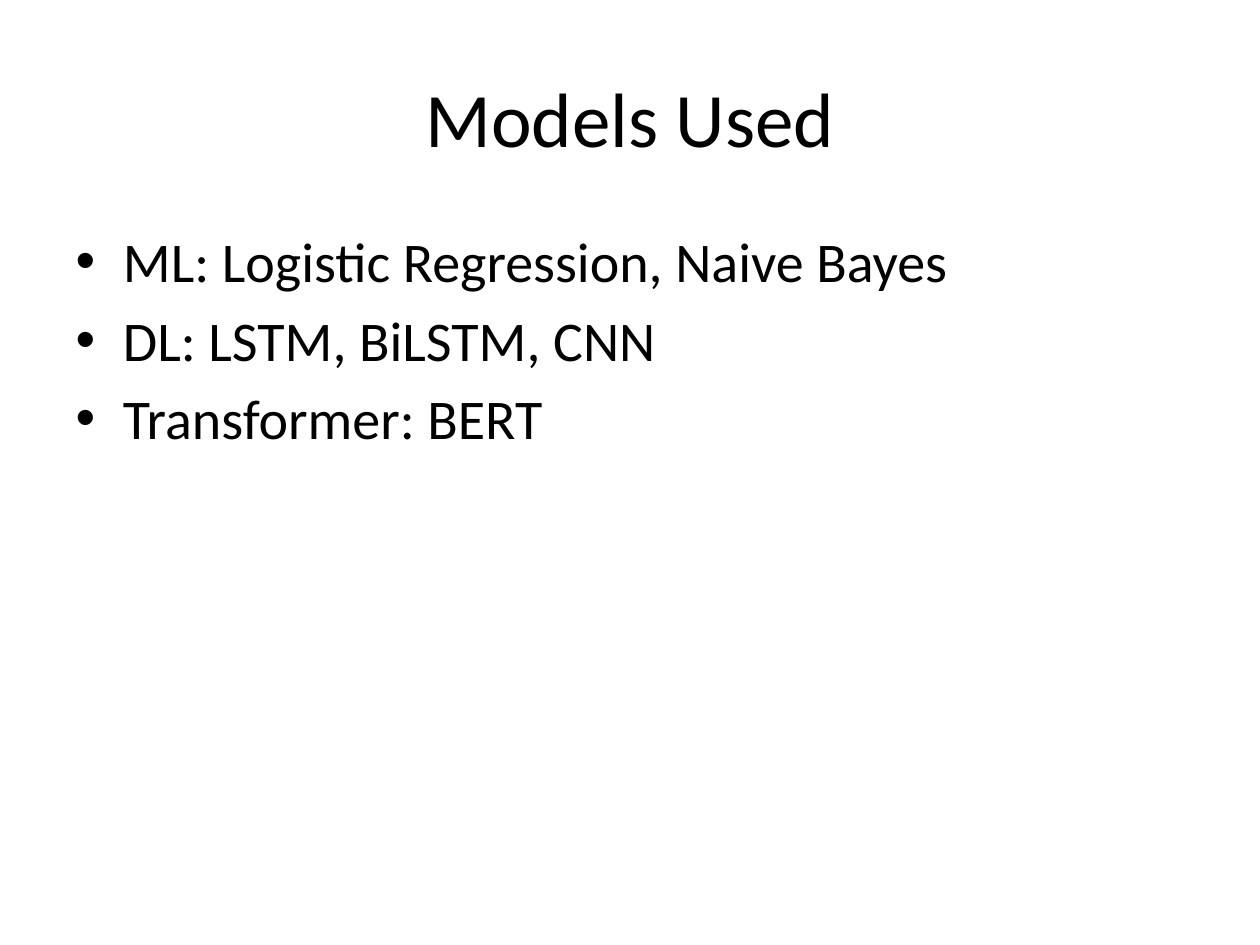
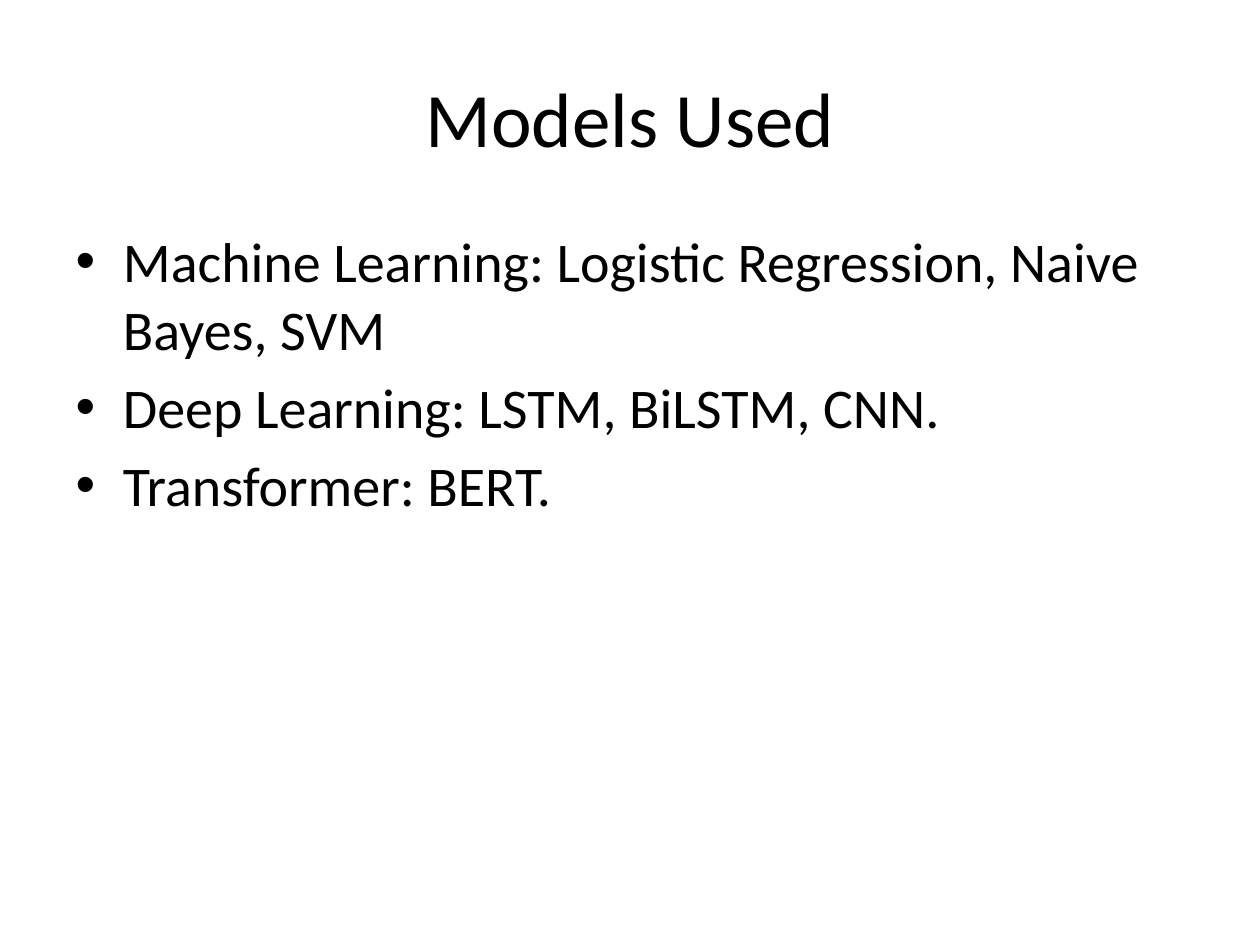
Before and after one commit to Keerthick2309/Suicidal-Detection-AI, a slide deck: slide 6 of Suicide_AI_Project_Presentation.pptx. Drawn at 1260x945 pixels with LibreOffice and Linux fonts; fonts in the diff are those of the drawing. Boxes give left, top, right and bottom in pixels: in the first picture for what was removed or moved away, otherwise in the second. Text is boxed around its words. In the diff, an @@ line names an element or a change of style, - is before the commit and + after.

Commit message:
changes

```diff
--- a/Suicide_AI_Project_Presentation.pptx
+++ b/Suicide_AI_Project_Presentation.pptx
@@ text at [123,243,1138,507]: text changed @@
-• ML: Logistic Regression, Naive Bayes
-• DL: LSTM, BiLSTM, CNN
-• Transformer: BERT
+• Machine Learning: Logistic Regression, Naive Bayes, SVM
+• Deep Learning: LSTM, BiLSTM, CNN.
+• Transformer: BERT.
```
Also in this commit, not shown: 7 other slides changed, 1 slide removed.
